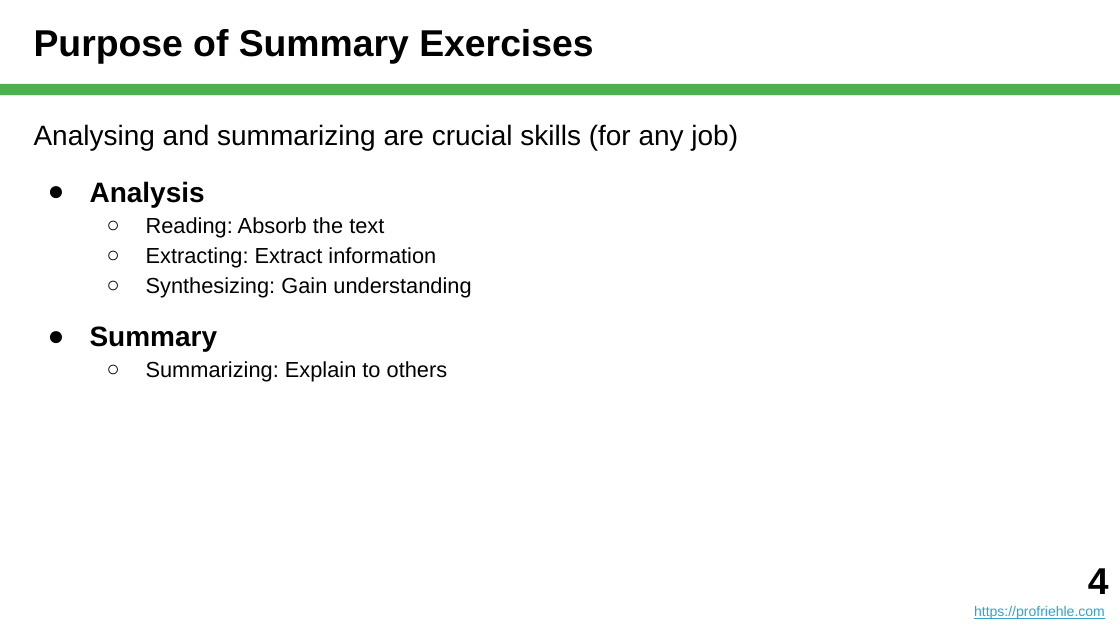
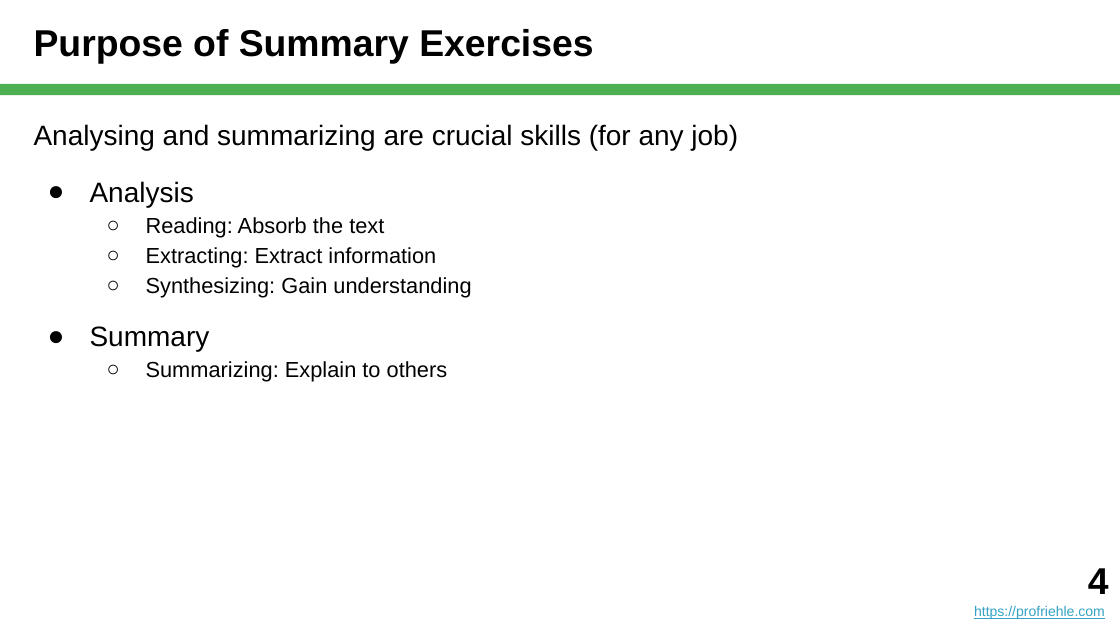
Before and after one commit to dirkriehle/nyt-course, a slide deck: slide 4 of Lecture slides/NYT A02 - How to Summarize.pptx. Drawn at 1120x630 pixels with LibreOffice and Linux fonts; fonts in the diff are those of the drawing. Boxes give left, top, right and bottom in pixels: in the first picture for what was removed or moved away, otherwise in the second. Text is boxed around its words. In the diff, an @@ line names an element or a change of style, - is before the commit and + after.

```diff
--- a/Lecture slides/NYT A02 - How to Summarize.pptx
+++ b/Lecture slides/NYT A02 - How to Summarize.pptx
@@ text at (90, 181, 210, 351): bold off in "Analysis", "Summary" @@
```
Also in this commit, not shown: 1 other slide changed, 29 other files.
